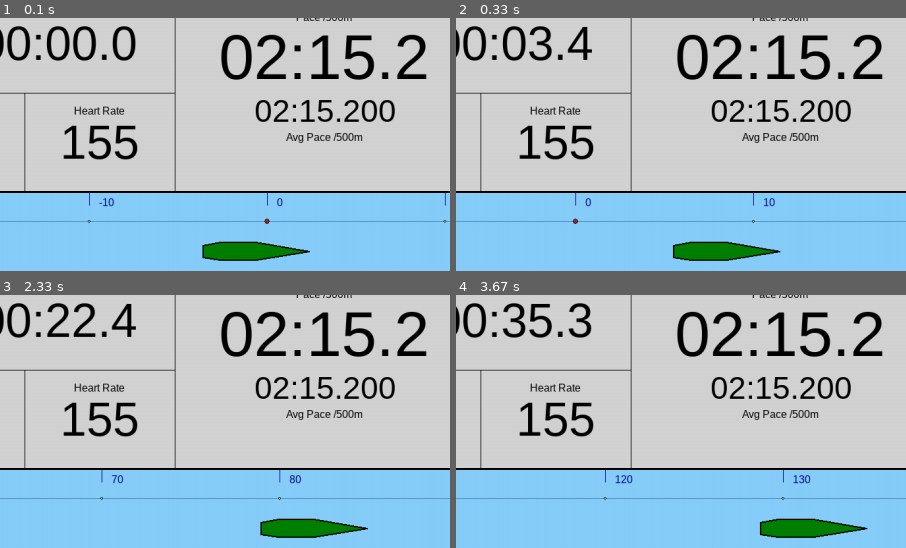
Above: before the commit, frames 1-4 (two rows, left to right).
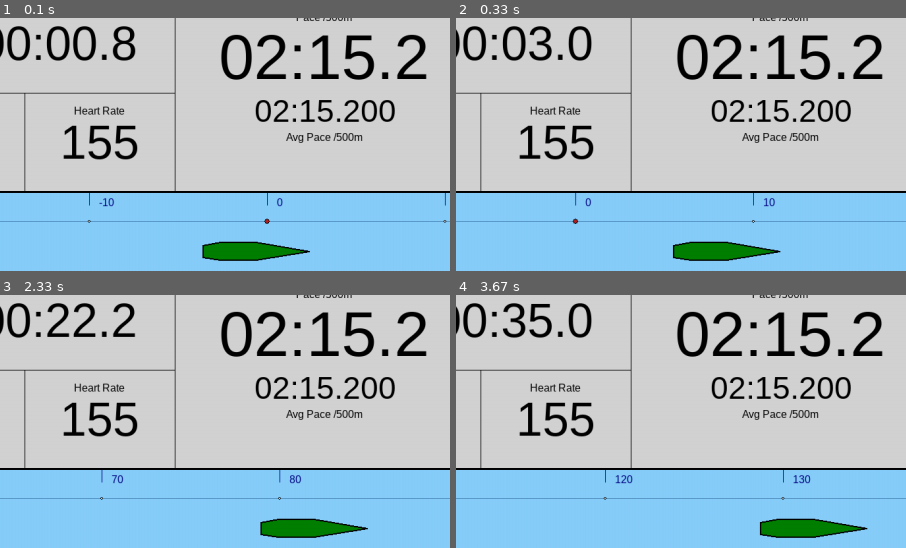
Above: after the commit, the same moments.

Repository: monsdar/dynrow
Game: pygame game, started from DynRow.py
The game is run twice, just before and just after one commit, with the same random seed, the same clock (stepped at 60 frames per second) and the same inputs. The source is Python 2; it was converted automatically to run under Python 3.
Inputs:
- Up to frame 1 (0.1 s): no input
- Up to frame 2 (0.33 s): no input
- Up to frame 3 (2.33 s): no input
- Up to frame 4 (3.67 s): no input
The pictures show only the part of the screen within x 14-64%, y 5-55%; the shares and areas given below are measured in that part.

The runs differ from the first frame. In frame 1, 0.3% of the frame differs, in the area x 24-31%, y 3-17%; in frame 2, 0.5%; in frame 3, 0.4%; in frame 4, 0.3%.

Commit message:
Refactored: Started to refactor the Monitor-code. Still some work to do, but it's improving steadily

Diff:
--- a/UI/Monitor.py
+++ b/UI/Monitor.py
@@ -13,128 +13,174 @@
         self.statPanelHeight = height
         self.width = width
 
-    def updateStats(self, playground):
+        self.leftDividerX = (self.width/3)*1
+        self.leftHeightDividerY = self.statPanelHeight / 2.0
+        self.leftSubDividerX = self.leftDividerX/2.0
+        self.midHeightDivider = self.statPanelHeight / 2.0
+        self.rightDividerX = (self.width/3)*2
+        self.rightHeightDivider = self.statPanelHeight / 2.0
+
+    '''
+    This method updates the ranking in the top right corner
+    Incoming list won't get resorted, items will displayed in the incoming order
+    Items with a distance of ErgStats.distance won't get their distance displayed
+    Currently the max number of names is 4, every item more won't be painted in the right section anymore
+     Input: List of Tuples: [(Name, Distance), (..., ...), ...]
+     Example: [("Max", 30), ("Player", 15), ("Testy", 15), ("John", 5)]
+     Result:    1 Max     +15
+                2 Player
+                3 Testy
+                4 John    -10
+    '''
+    def updateRanking(self, givenRanking):
+        currentHeight = 0 #this is the offset in height where the list starts
+        for index, boat in enumerate(givenRanking):
+            #display position and name
+            txt = "%i - %s" % (index+1, boat[0])
+            boatNameTxt = Fonts.font32.render(txt, True, Colors.BLACK)
+            boatNamePosX = self.rightDividerX + 16
+            boatNamePosY = currentHeight
+            self.screen.blit(boatNameTxt, (boatNamePosX, boatNamePosY))
+
+            #display delta to player distance
+            if not(boat[1] - ErgStats.distance == 0):
+                txt = "%+im" % (boat[1] - ErgStats.distance)
+                boatRelDistTxt = Fonts.font32.render(txt, True, Colors.BLACK)
+                boatRelDistPosX = self.width - 32 - boatRelDistTxt.get_size()[0]
+                boatRelDistPosY = currentHeight + 4
+                self.screen.blit(boatRelDistTxt, (boatRelDistPosX, boatRelDistPosY))
+
+            currentHeight += boatNameTxt.get_size()[1]
+
+    '''
+    Draws the grey background and all the needed lines
+    '''
+    def drawBackground(self):
         self.screen.fill(Colors.LIGHTGREY, [[0, 0], [self.width, self.statPanelHeight]])
         pygame.draw.line(self.screen, Colors.BLACK, [0, self.statPanelHeight],[self.width, self.statPanelHeight], 3)
+        pygame.draw.line(self.screen, Colors.BLACK, [self.leftDividerX, 0],[self.leftDividerX, self.statPanelHeight], 1)
+        pygame.draw.line(self.screen, Colors.BLACK, [0, self.leftHeightDividerY],[self.leftDividerX, self.leftHeightDividerY], 1)
+        pygame.draw.line(self.screen, Colors.BLACK, [self.leftSubDividerX, self.leftHeightDividerY],[self.leftSubDividerX, self.statPanelHeight], 1)
+        pygame.draw.line(self.screen, Colors.BLACK, [self.rightDividerX, 0],[self.rightDividerX, self.statPanelHeight], 1)
+        pygame.draw.line(self.screen, Colors.BLACK, [self.rightDividerX, self.rightHeightDivider],[self.width, self.rightHeightDivider], 1)
 
-        leftDividerX = (self.width/3)*1
-        leftHeightDividerY = self.statPanelHeight / 2.0
-        leftSubDividerX = leftDividerX/2.0
-        midHeightDivider = self.statPanelHeight / 2.0
-        pygame.draw.line(self.screen, Colors.BLACK, [leftDividerX, 0],[leftDividerX, self.statPanelHeight], 1)
-        pygame.draw.line(self.screen, Colors.BLACK, [0, leftHeightDividerY],[leftDividerX, leftHeightDividerY], 1)
-        pygame.draw.line(self.screen, Colors.BLACK, [leftSubDividerX, leftHeightDividerY],[leftSubDividerX, self.statPanelHeight], 1)
 
-        rightDividerX = (self.width/3)*2
-        rightHeightDivider = self.statPanelHeight / 2.0
-        pygame.draw.line(self.screen, Colors.BLACK, [rightDividerX, 0],[rightDividerX, self.statPanelHeight], 1)
-        pygame.draw.line(self.screen, Colors.BLACK, [rightDividerX, rightHeightDivider],[self.width, rightHeightDivider], 1)
+    '''
+    Returns the string to a given time
+
+    Input: Time in seconds. Use floating point to use a higher precision than seconds
+    Output: String in the Format mm:ss.n (n being the first decimal place)
+            Enabling withHour adds hh: in front
+            Changing decDigits controls how many decimal places after second will be displayed
+    '''
+    def getTimeStr(self, timeInSec, withHour=False, decDigits=1,):
+        resultStr = ""
+
+        if withHour:
+            resultStr += "%.2i:" % int((timeInSec/3600)%24)
+
+        #add minutes
+        resultStr += "%.2i:" % int((timeInSec/60)%60)
+        #add the seconds
+        resultStr += "%.2i" % int((timeInSec)%60)
+        #add the micsecs (some additional calc is needed to generate different decDigits
+        micStr = ".%." + str(decDigits) + "i"
+        micBase = pow(10, decDigits)
+        mics = timeInSec * (pow(10, decDigits))
+        resultStr += micStr % int( mics % micBase )
+
+        return resultStr
+
+    def updateStats(self, playground):
+
+        self.drawBackground()
 
         #display the workout time
         #use the time given by ergometer, it pauses when the player pauses etc
-        timeGone = ErgStats.time
-        txt = "%.2i:%.2i:%.2i.%.1i" % (int((timeGone/3600)%24), int((timeGone/60)%60), int((timeGone)%60), int((timeGone * 100)%10) )
+        txt = self.getTimeStr(ErgStats.time, withHour=True)
         timeTxt = Fonts.font72.render(txt, True, Colors.BLACK)
         #NOTE: outcommented the generic approach here because it wasn't in a fixed position (text would jitter left and right)
         #timePosX = leftDividerX/2 - (timeTxt.get_size()[0] / 2.0)
         timePosX = 58
-        timePosY = leftHeightDividerY/2.0 - (timeTxt.get_size()[1] / 2.0)
+        timePosY = self.leftHeightDividerY/2.0 - (timeTxt.get_size()[1] / 2.0)
         self.screen.blit(timeTxt, (timePosX, timePosY))
 
         timeDescTxt = Fonts.font16.render("Workout Time", True, Colors.BLACK)
-        timeDescPosX = leftDividerX/2 - (timeDescTxt.get_size()[0]/2.0)
+        timeDescPosX = self.leftDividerX/2 - (timeDescTxt.get_size()[0]/2.0)
         timeDescPosY = timePosY- 16
         self.screen.blit(timeDescTxt, (timeDescPosX, timeDescPosY))
 
         #display the strokes per minute
         txt = "%i" % ErgStats.spm
         spmTxt = Fonts.font72.render(txt, True, Colors.BLACK)
-        spmPosX = leftSubDividerX/2 - (spmTxt.get_size()[0] / 2.0)
-        spmPosY = (leftHeightDividerY + (self.statPanelHeight - leftHeightDividerY)/2.0) - (spmTxt.get_size()[1]/2.0)
+        spmPosX = self.leftSubDividerX/2 - (spmTxt.get_size()[0] / 2.0)
+        spmPosY = (self.leftHeightDividerY + (self.statPanelHeight - self.leftHeightDividerY)/2.0) - (spmTxt.get_size()[1]/2.0)
         self.screen.blit(spmTxt, (spmPosX, spmPosY))
 
         spmDescTxt = Fonts.font16.render("Strokes per Minute", True, Colors.BLACK)
-        spmDescPosX = leftSubDividerX/2 - (spmDescTxt.get_size()[0]/2.0)
+        spmDescPosX = self.leftSubDividerX/2 - (spmDescTxt.get_size()[0]/2.0)
         spmDescPosY = spmPosY- 16
         self.screen.blit(spmDescTxt, (spmDescPosX, spmDescPosY))
 
         #display the heart rate
         txt = "%i" % ErgStats.heartrate
         pulseTxt = Fonts.font72.render(txt, True, Colors.BLACK)
-        pulsePosX = leftSubDividerX + leftSubDividerX/2 - (pulseTxt.get_size()[0] / 2.0)
-        pulsePosY = (leftHeightDividerY + (self.statPanelHeight - leftHeightDividerY)/2.0) - (pulseTxt.get_size()[1]/2.0)
+        pulsePosX = self.leftSubDividerX + self.leftSubDividerX/2 - (pulseTxt.get_size()[0] / 2.0)
+        pulsePosY = (self.leftHeightDividerY + (self.statPanelHeight - self.leftHeightDividerY)/2.0) - (pulseTxt.get_size()[1]/2.0)
         self.screen.blit(pulseTxt, (pulsePosX, pulsePosY))
 
         pulseDescTxt = Fonts.font16.render("Heart Rate", True, Colors.BLACK)
-        pulseDescPosX = leftSubDividerX + leftSubDividerX/2 - (pulseDescTxt.get_size()[0]/2.0)
+        pulseDescPosX = self.leftSubDividerX + self.leftSubDividerX/2 - (pulseDescTxt.get_size()[0]/2.0)
         pulseDescPosY = pulsePosY- 16
         self.screen.blit(pulseDescTxt, (pulseDescPosX, pulseDescPosY))
 
         #display the 500m pace
-        pace = ErgStats.pace
-        txt = "%.2i:%.2i.%.1i" % (int((pace/60)%60), int((pace)%60), int((pace*10)%10) )
+        txt = self.getTimeStr(ErgStats.pace)
         paceTxt = Fonts.font96.render(txt, True, Colors.BLACK)
         #NOTE: outcommented the generic approach here because it wasn't in a fixed position (text would jitter left and right)
         #pacePosX = leftDividerX + leftDividerX/2 - (paceTxt.get_size()[0] / 2.0)
-        pacePosX = leftDividerX + 67.0
-        pacePosY = midHeightDivider - (paceTxt.get_size()[1])
+        pacePosX = self.leftDividerX + 67.0
+        pacePosY = self.midHeightDivider - (paceTxt.get_size()[1])
         self.screen.blit(paceTxt, (pacePosX, pacePosY))
 
         paceDescTxt = Fonts.font16.render("Pace /500m", True, Colors.BLACK)
-        paceDescPosX = leftDividerX + leftDividerX/2 - (paceDescTxt.get_size()[0]/2.0)
+        paceDescPosX = self.leftDividerX + self.leftDividerX/2 - (paceDescTxt.get_size()[0]/2.0)
         paceDescPosY = pacePosY- 16
         self.screen.blit(paceDescTxt, (paceDescPosX, paceDescPosY))
 
         #display the avg 500m avgPace
-        minutes = int((ErgStats.avgPace/60)%60)
-        seconds = int((ErgStats.avgPace)%60)
-        millsecs = int(((ErgStats.avgPace*1000)%1000) + 0.000001) #need to add a small value to equalize floating point inconsistencies
-        txt = "%.2i:%.2i.%.3i" % (minutes, seconds, millsecs)
+        txt = self.getTimeStr(ErgStats.avgPace + 0.000001, decDigits=3 ) #need to add a small value to equalize floating point inconsistencies
         avgPaceTxt = Fonts.font48.render(txt, True, Colors.BLACK)
 
         #NOTE: outcommented the generic approach here because it wasn't in a fixed position (text would jitter left and right)
         #avgPacePosX = leftDividerX + leftDividerX/2 - (avgPaceTxt.get_size()[0] / 2.0)
-        avgPacePosX = leftDividerX + 121.0
-        avgPacePosY = midHeightDivider
+        avgPacePosX = self.leftDividerX + 121.0
+        avgPacePosY = self.midHeightDivider
         self.screen.blit(avgPaceTxt, (avgPacePosX, avgPacePosY))
 
         avgPaceDescTxt = Fonts.font16.render("Avg Pace /500m", True, Colors.BLACK)
-        avgPaceDescPosX = leftDividerX + leftDividerX/2 - (avgPaceDescTxt.get_size()[0]/2.0)
+        avgPaceDescPosX = self.leftDividerX + self.leftDividerX/2 - (avgPaceDescTxt.get_size()[0]/2.0)
         avgPaceDescPosY = avgPacePosY + avgPaceDescTxt.get_size()[1] + 40
         self.screen.blit(avgPaceDescTxt, (avgPaceDescPosX, avgPaceDescPosY))
 
         #display the rowed distance
         distTxt = Fonts.font72.render("%im" % ErgStats.distance, True, Colors.BLACK)
-        distPosX = rightDividerX + (self.width-rightDividerX)/2 - (distTxt.get_size()[0] / 2.0)
-        distPosY = rightHeightDivider + (self.statPanelHeight - rightHeightDivider)/2.0 - (distTxt.get_size()[1]/2.0)
+        distPosX = self.rightDividerX + (self.width-self.rightDividerX)/2 - (distTxt.get_size()[0] / 2.0)
+        distPosY = self.rightHeightDivider + (self.statPanelHeight - self.rightHeightDivider)/2.0 - (distTxt.get_size()[1]/2.0)
         self.screen.blit(distTxt, (distPosX, distPosY))
 
         distDescTxt = Fonts.font16.render("Distance", True, Colors.BLACK)
-        distDescPosX = rightDividerX + (self.width-rightDividerX)/2 - (distDescTxt.get_size()[0] / 2.0)
+        distDescPosX = self.rightDividerX + (self.width-self.rightDividerX)/2 - (distDescTxt.get_size()[0] / 2.0)
         distDescPosY = distPosY- 16
         self.screen.blit(distDescTxt, (distDescPosX, distDescPosY))
 
-        #display the ranking list on the right panel
+        #display the ranking, therefore get the actual boat-tuples needed
         orderedBoats = list(playground.boats)             #copy the list, this one will be sorted
         playerBoat = Boat(playground.getPlayerBoat().name, ErgStats.distance) #create a lightweight player-clone to display in this list
         orderedBoats.append(playerBoat)
         orderedBoats.sort()                               #sort the boats to display them ordered by distance
 
-        currentHeight = 0 #this is the offset in height where the list starts
-        for index, boat in enumerate(orderedBoats):
-            #display position and name
-            txt = "%i - %s" % (index+1, boat.name)
-            boatNameTxt = Fonts.font32.render(txt, True, Colors.BLACK)
-            boatNamePosX = rightDividerX + 16
-            boatNamePosY = currentHeight
-            self.screen.blit(boatNameTxt, (boatNamePosX, boatNamePosY))
-
-            #display delta to player distance
-            if not(boat.distance - ErgStats.distance == 0):
-                txt = "%+im" % (boat.distance - ErgStats.distance)
-                boatRelDistTxt = Fonts.font32.render(txt, True, Colors.BLACK)
-                boatRelDistPosX = self.width - 32 - boatRelDistTxt.get_size()[0]
-                boatRelDistPosY = currentHeight + 4
-                self.screen.blit(boatRelDistTxt, (boatRelDistPosX, boatRelDistPosY))
-
-            currentHeight += boatNameTxt.get_size()[1]
+        ranking = []
+        for boat in orderedBoats:
+            ranking.append( (boat.name, boat.distance) )
+        self.updateRanking(ranking)
